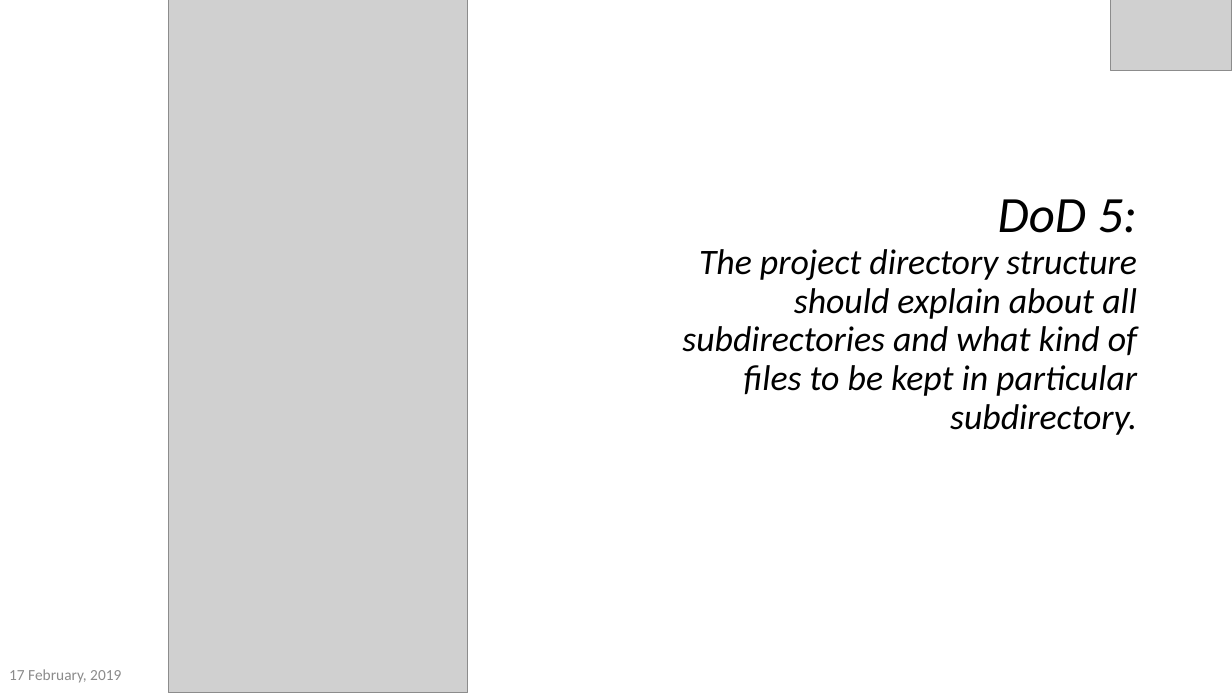
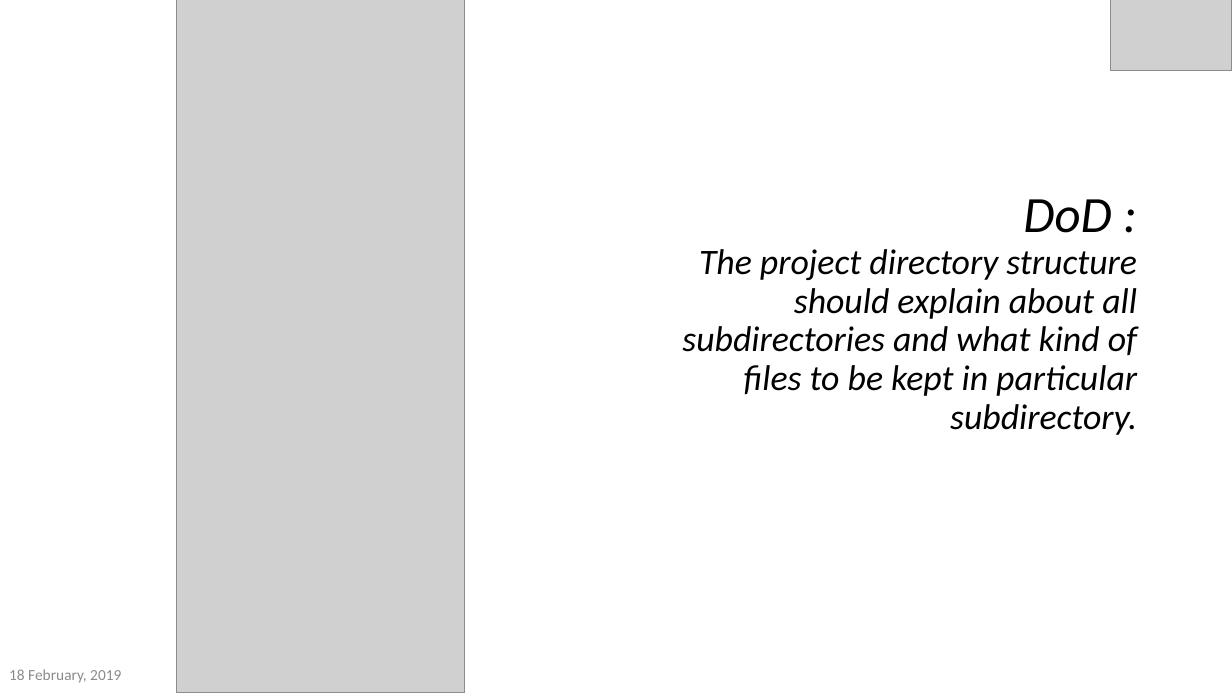
Before and after one commit to akmak1103/DownloadManager, a slide deck: slide 7 of FinalPresentation.pptx (slide 11 before the commit). Drawn at 1232x693 pixels with LibreOffice and Linux fonts; fonts in the diff are those of the drawing; grey boxes stand for pictures; background and template pictures are left out. Boxes give left, top, right and bottom in pixels: in the first picture for what was removed or moved away, otherwise in the second. Text is boxed around its words. In the diff, an @@ line names an element or a change of style, - is before the commit and + after.

Commit message:
Project Completed

```diff
--- a/FinalPresentation.pptx
+++ b/FinalPresentation.pptx
@@ picture: place and size @@
-picture at (168,0,468,693)
+picture at (177,0,465,693)
@@ title at (682,249,1137,396): text changed @@
-DoD 5:
-The project directory structure should explain about all subdirectories and what kind of files to be kept in particular subdirectory.
+DoD :
+The project directory structure should explain about all subdirectories and what kind of files to be kept in particular subdirectory.
@@ text at (9,669,121,683): text changed @@
-17 February, 2019
+18 February, 2019
```
Also in this commit, not shown: 15 other slides changed, 6 slides added, 1 slide removed, 10 other files.
